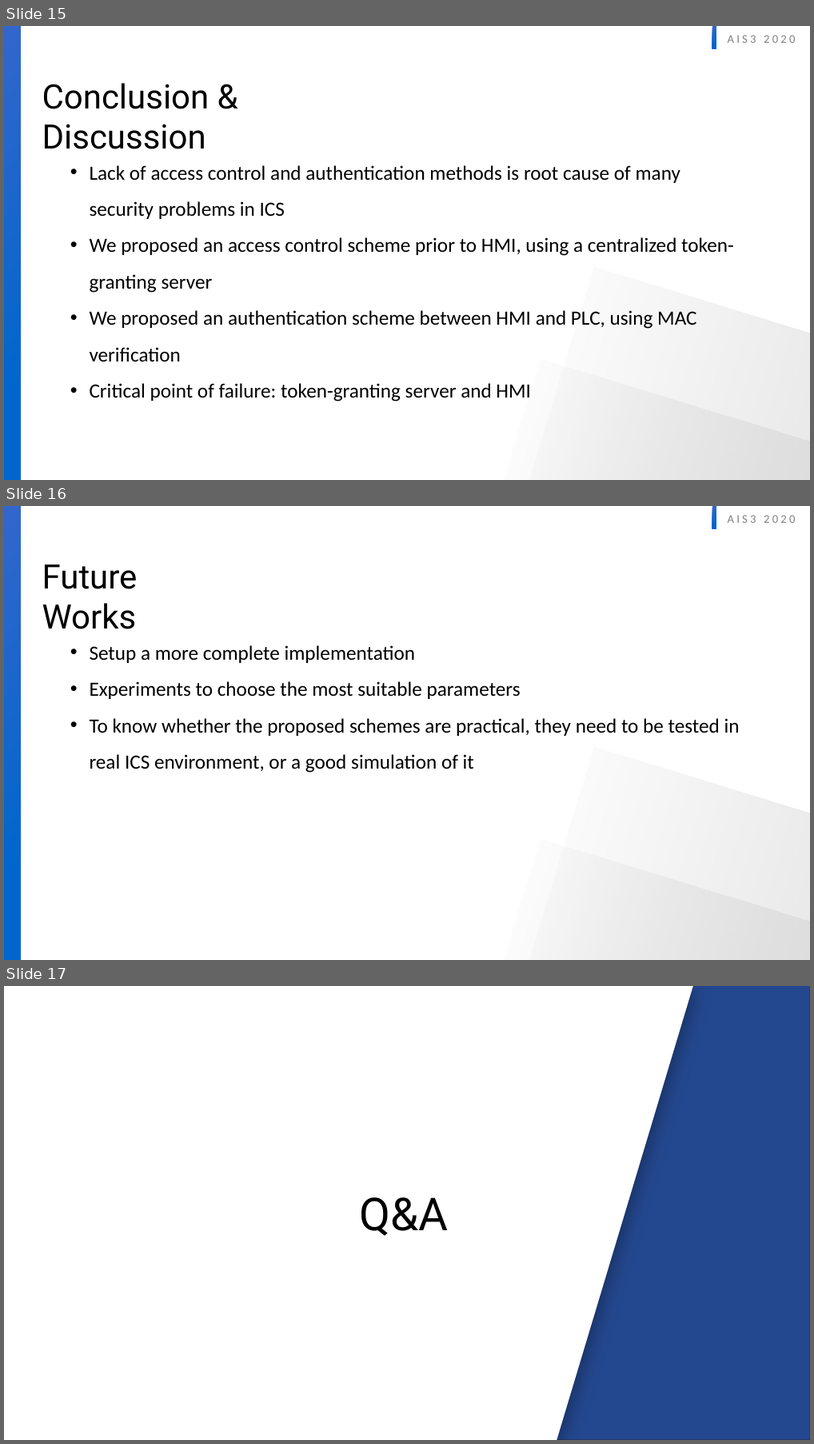
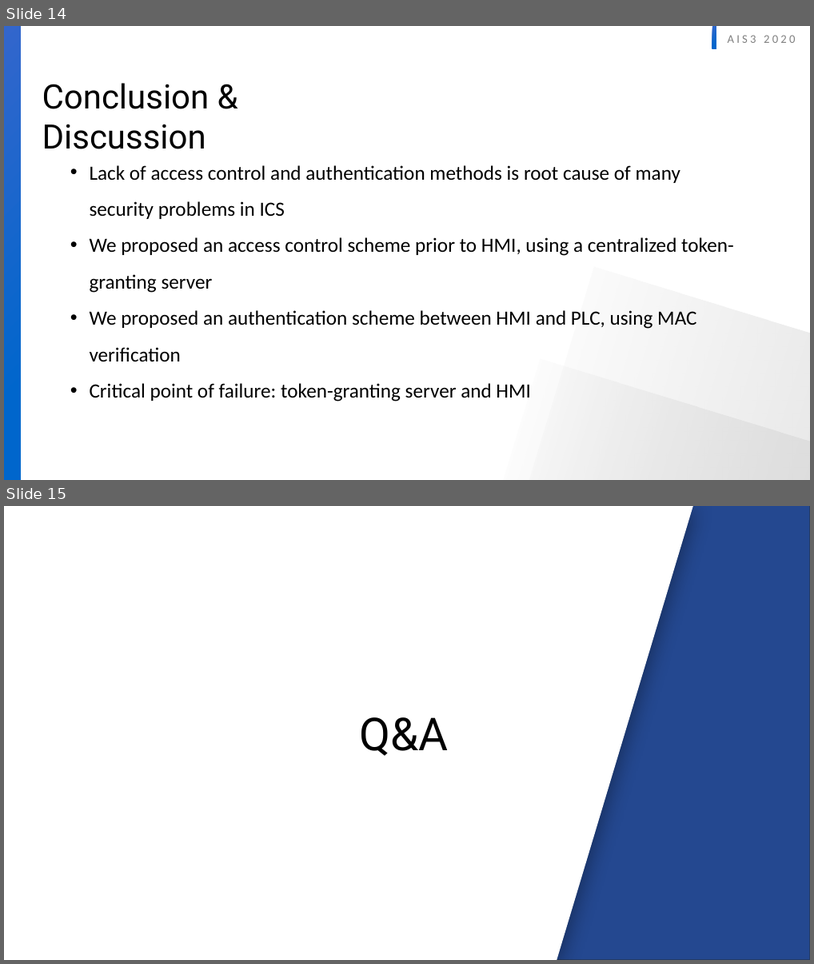
Before and after one commit to as535364/AIS3-ICS6, a slide deck: presentation.pptx. Shown one above the other, each under a label of ours: slides 15, 16 and 17 before the commit, slides 14 and 15 after it. The pictures are 814x1444 and 814x964 pixels, drawn with LibreOffice and Linux fonts; fonts in the diff are those of the drawing; background and template pictures are left out. Boxes give left, top, right and bottom in pixels: in the first picture for what was removed or moved away, otherwise in the second. Text is boxed around its words. In the diff, an @@ line names an element or a change of style, - is before the commit and + after.

```diff
--- a/presentation.pptx
+++ b/presentation.pptx
@@ slide 16 removed at (x1=4, y1=506, x2=810, y2=960), background #FFFFFF; not listed: 5 template elements that a slide beside it also shows @@
@@ text removed at (x1=42, y1=564, x2=138, y2=629) @@
-Future Works
@@ text removed at (x1=90, y1=645, x2=740, y2=772) @@
-• Setup a more complete implementation
-• Experiments to choose the most suitable parameters
-• To know whether the proposed schemes are practical, they need to be tested in real ICS environment, or a good simulation of it
@@ what was slide 15 is now slide 14 @@
@@ what was slide 17 is now slide 15 @@
```
Also in this commit, not shown: 2 slides changed, 1 other slide removed.
